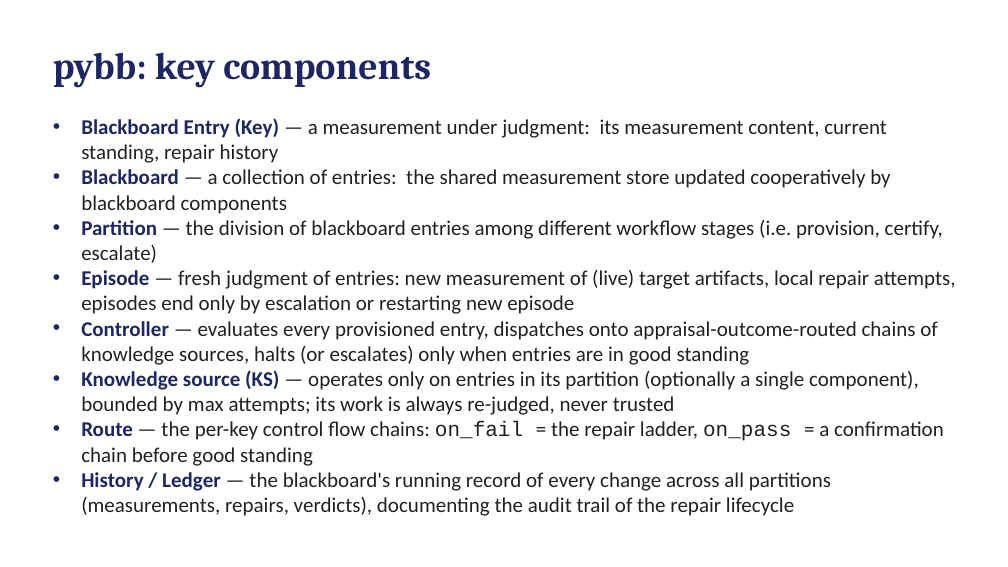
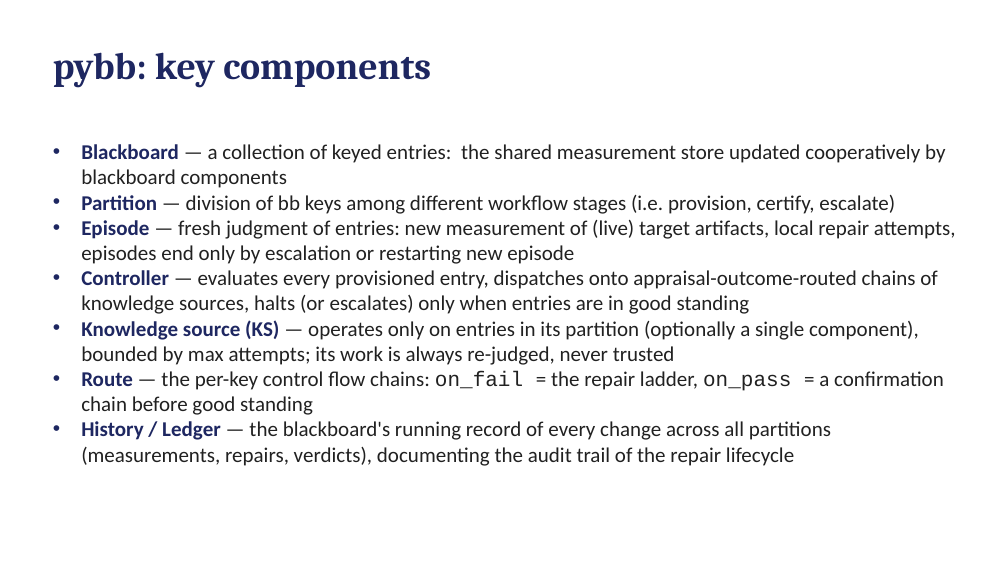
Before and after one commit to ku-sldg/pybb, a slide deck: slide 6 of docs/video_slides_draft.pptx. Drawn at 1008x567 pixels with LibreOffice and Linux fonts; fonts in the diff are those of the drawing. Boxes give left, top, right and bottom in pixels: in the first picture for what was removed or moved away, otherwise in the second. Text is boxed around its words. In the diff, an @@ line names an element or a change of style, - is before the commit and + after.

```diff
--- a/docs/video_slides_draft.pptx
+++ b/docs/video_slides_draft.pptx
@@ text at (81,144,945,214): text changed @@
-• Blackboard Entry (Key) — a measurement under judgment: its measurement content, current standing, repair history
-• Blackboard — a collection of entries: the shared measurement store updated cooperatively by blackboard components
-• Partition — the division of blackboard entries among different workflow stages (i.e. provision, certify, escalate)
+• Blackboard — a collection of keyed entries: the shared measurement store updated cooperatively by blackboard components
+• Partition — division of bb keys among different workflow stages (i.e. provision, certify, escalate)
```
Also in this commit, not shown: 2 other slides changed, 8 other files.
